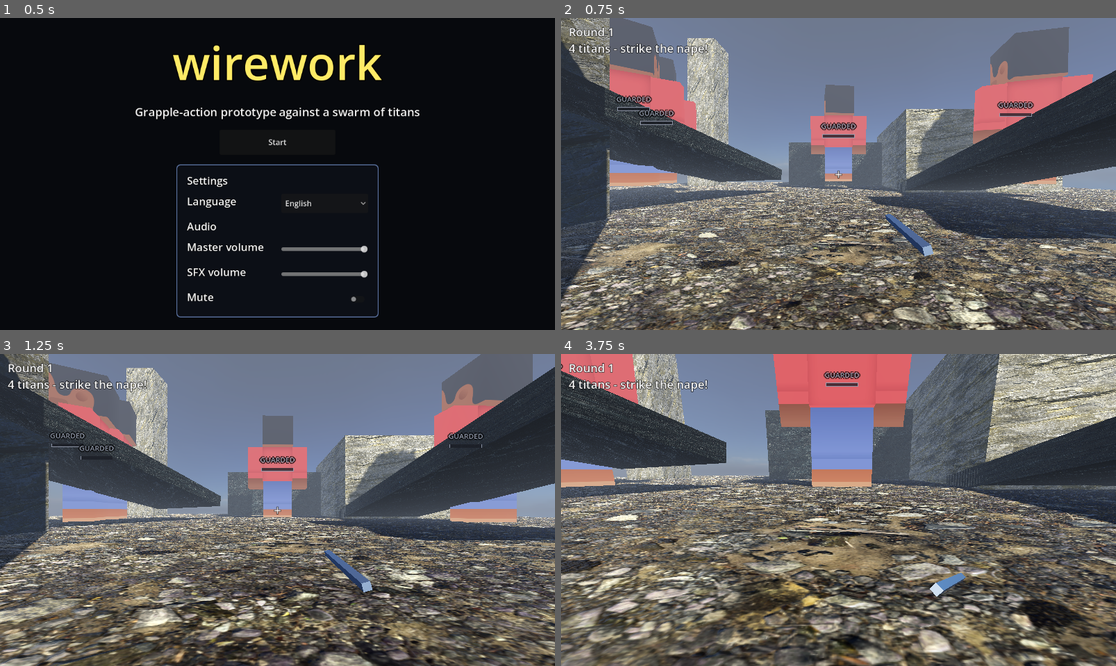
Above: before the commit, frames 1-4 (two rows, left to right).
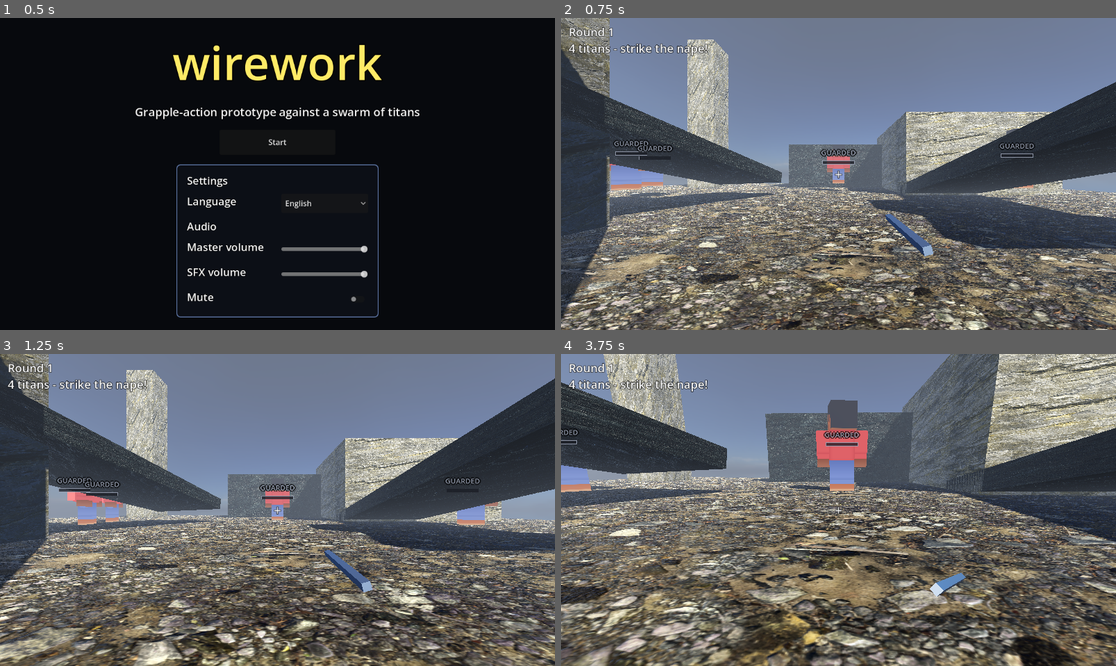
Above: after the commit, the same moments.

Repository: savagemanage/game-champs
Game: Godot game, scene res://scenes/StartScreen.tscn
The game is run twice, just before and just after one commit, with the same random seed, the same clock (stepped at 60 frames per second) and the same inputs.
Inputs (mouse positions are in pixels of both pictures, inside the frame that each line leads up to):
- Up to frame 1 (0.5 s): no input
- Up to frame 2 (0.75 s): click "Start" at 0.5 s
- Up to frame 3 (1.25 s): no input
- Up to frame 4 (3.75 s): tap Enter at 1.25 s; move the mouse to (866, 510) at 1.27 s; hold W (move_forward) from 1.28 s (still down); click (866, 510) at 1.35 s; tap Space (jump) at 1.52, 2.27 s; move the mouse to (810, 510) at 2.02 s; right-click (810, 510) at 2.1 s; move the mouse to (849, 503) at 2.77 s; click (849, 503) at 2.85 s; move the mouse to (832, 516) at 3.52 s; right-click (832, 516) at 3.6 s

Frame 1 is identical in both runs. In frame 2, 48% of the frame differs, in the area x 0-100%, y 0-100%; in frame 3, 50%; in frame 4, 63%.

Commit message:
fix(fp): align centered crosshair with titan hittable body/weak-point

Diff:
--- a/scenes/Player.tscn
+++ b/scenes/Player.tscn
@@ -56,7 +56,7 @@
 play_idle = true
 
 [node name="YawPivot" type="Node3D" parent="."]
-transform = Transform3D(1, 0, 0, 0, 1, 0, 0, 0, 1, 0, 1.65, 0)
+transform = Transform3D(1, 0, 0, 0, 1, 0, 0, 0, 1, 0, 2.2, 0)
 
 [node name="PitchPivot" type="Node3D" parent="YawPivot"]
 
--- a/scenes/Titan.tscn
+++ b/scenes/Titan.tscn
@@ -4,12 +4,12 @@
 [ext_resource type="Script" path="res://scripts/player/character_visual.gd" id="2_charvis"]
 
 [sub_resource type="CapsuleShape3D" id="CapsuleShape3D_body"]
-radius = 2.0
-height = 12.0
+radius = 1.6
+height = 5.0
 
 [sub_resource type="CapsuleMesh" id="CapsuleMesh_body"]
-radius = 2.0
-height = 12.0
+radius = 1.6
+height = 5.0
 
 [sub_resource type="StandardMaterial3D" id="StandardMaterial3D_body"]
 albedo_color = Color(0.72, 0.53, 0.48, 1)
@@ -21,10 +21,10 @@
 rim_tint = 0.3
 
 [sub_resource type="BoxShape3D" id="BoxShape3D_nape"]
-size = Vector3(3.0, 2.5, 1.5)
+size = Vector3(1.8, 1.4, 1.0)
 
 [sub_resource type="BoxMesh" id="BoxMesh_nape"]
-size = Vector3(3.0, 2.5, 1.5)
+size = Vector3(1.8, 1.4, 1.0)
 
 [sub_resource type="StandardMaterial3D" id="StandardMaterial3D_nape"]
 albedo_color = Color(0.9, 0.2, 0.2, 1)
@@ -37,26 +37,26 @@
 script = ExtResource("1_titan")
 
 [node name="CollisionShape3D" type="CollisionShape3D" parent="."]
-transform = Transform3D(1, 0, 0, 0, 1, 0, 0, 0, 1, 0, 6, 0)
+transform = Transform3D(1, 0, 0, 0, 1, 0, 0, 0, 1, 0, 2.5, 0)
 shape = SubResource("CapsuleShape3D_body")
 
 [node name="MeshInstance3D" type="MeshInstance3D" parent="."]
-transform = Transform3D(1, 0, 0, 0, 1, 0, 0, 0, 1, 0, 6, 0)
+transform = Transform3D(1, 0, 0, 0, 1, 0, 0, 0, 1, 0, 2.5, 0)
 mesh = SubResource("CapsuleMesh_body")
 surface_material_override/0 = SubResource("StandardMaterial3D_body")
 
 [node name="CharacterModel" type="Node3D" parent="."]
 script = ExtResource("2_charvis")
 model_path = "res://assets/models/titan_character.glb"
-model_scale = 8.0
+model_scale = 3.4
 model_y_offset = 0.0
 model_yaw_deg = 180.0
 fallback_mesh_path = NodePath("../MeshInstance3D")
 play_idle = true
 
 [node name="NavigationAgent3D" type="NavigationAgent3D" parent="."]
-radius = 2.5
-height = 12.0
+radius = 1.8
+height = 5.0
 path_desired_distance = 1.5
 target_desired_distance = 2.0
 avoidance_enabled = true
@@ -65,7 +65,7 @@
 max_speed = 6.0
 
 [node name="Nape" type="Area3D" parent="."]
-transform = Transform3D(1, 0, 0, 0, 1, 0, 0, 0, 1, 0, 10.5, -2.3)
+transform = Transform3D(1, 0, 0, 0, 1, 0, 0, 0, 1, 0, 4.3, -1.5)
 collision_layer = 8
 collision_mask = 0
 
Not shown, changed: handoff.md
